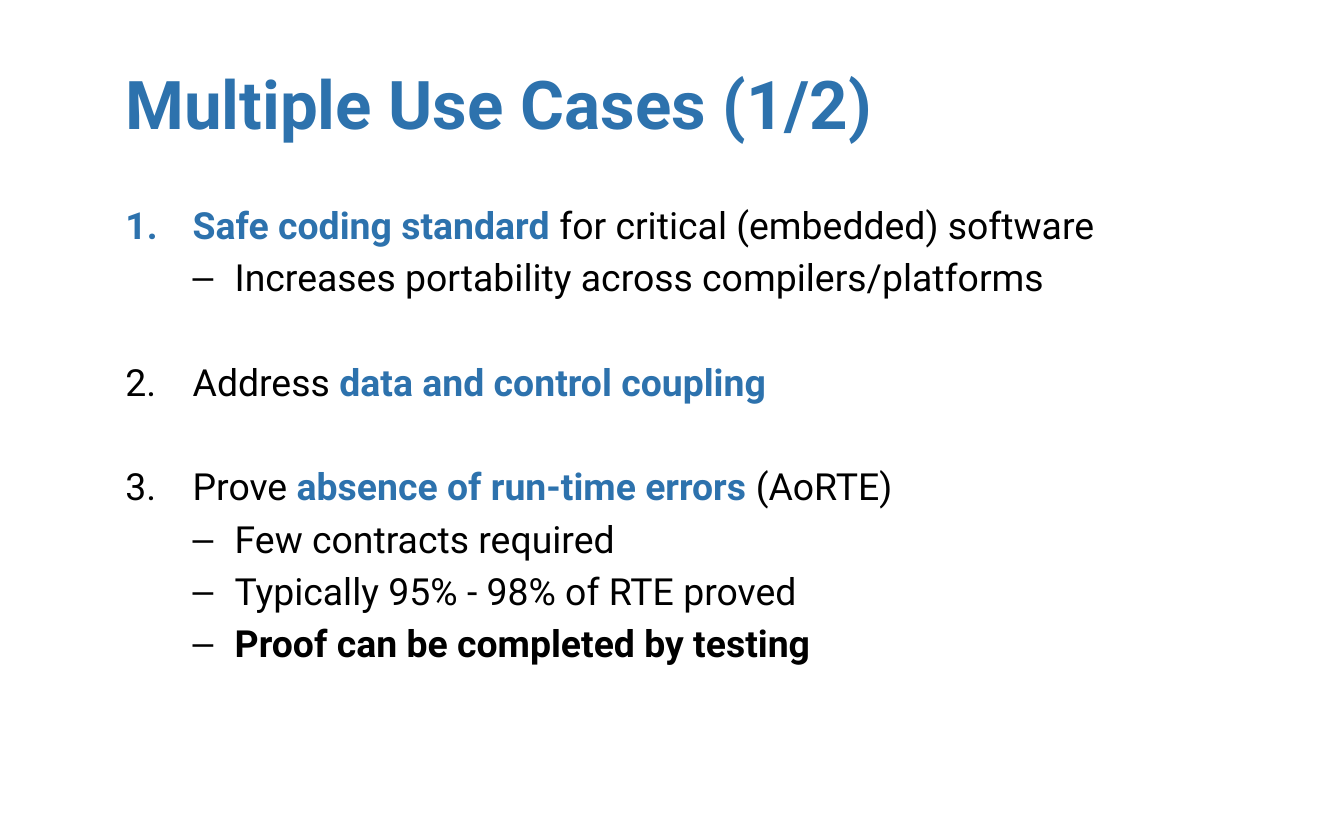
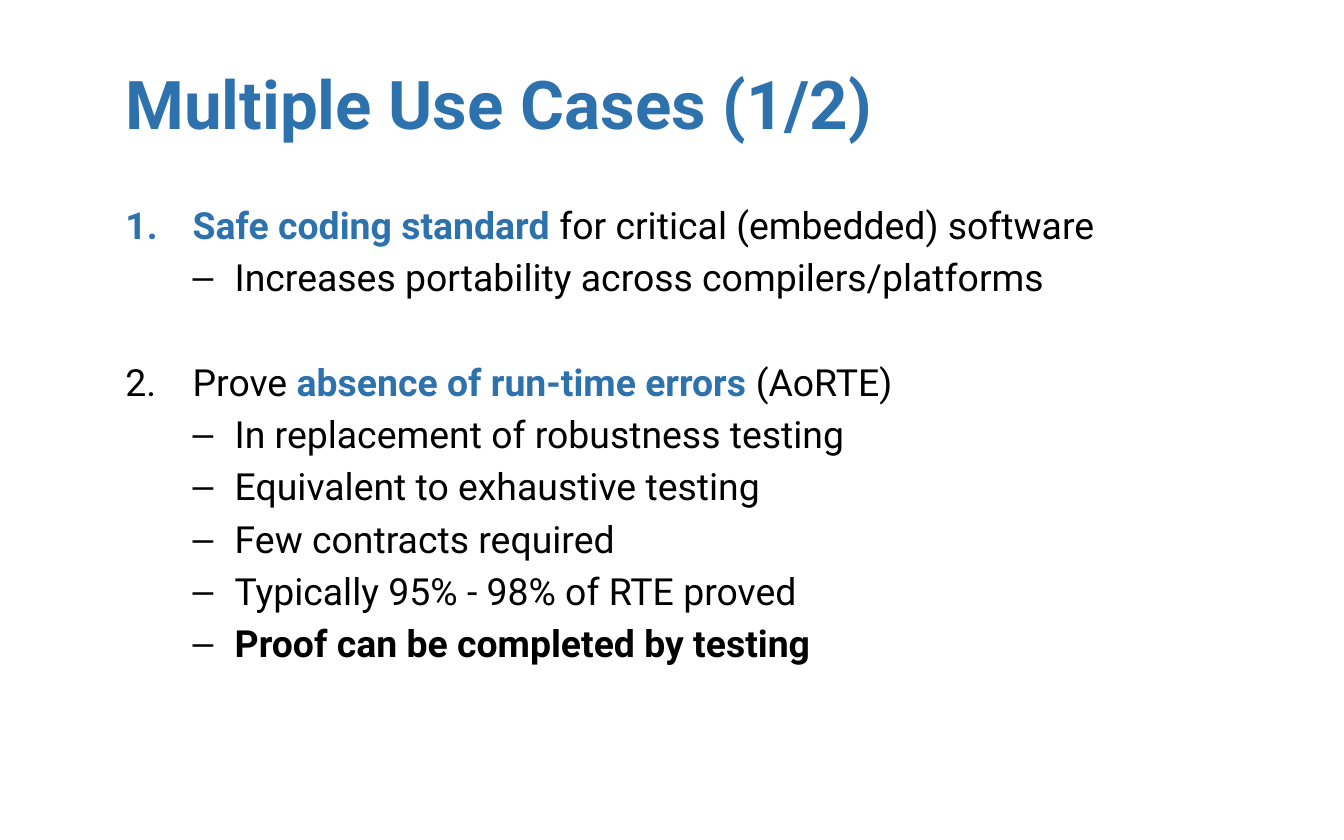
Before and after one commit to AdaCore/spark2014, a slide deck: slide 10 of slides/AdaCore_Tech_Days_2015/AdaCore Tech Days SPARK 2014.pptx (slide 9 before the commit). Drawn at 1344x840 pixels with LibreOffice and Linux fonts; fonts in the diff are those of the drawing; background and template pictures are left out. Boxes give left, top, right and bottom in pixels: in the first picture for what was removed or moved away, otherwise in the second. Text is boxed around its words. In the diff, an @@ line names an element or a change of style, - is before the commit and + after.

Commit message:
O730-003 Update slides

```diff
--- a/slides/AdaCore_Tech_Days_2015/AdaCore Tech Days SPARK 2014.pptx
+++ b/slides/AdaCore_Tech_Days_2015/AdaCore Tech Days SPARK 2014.pptx
@@ text at (193, 368, 766, 404): paragraph removed @@
-2. Address data and control coupling
@@ text at (235, 419, 844, 508): paragraphs added @@
+  – In replacement of robustness testing
+  – Equivalent to exhaustive testing
```
Also in this commit, not shown: 6 other slides changed, 2 slides added.
